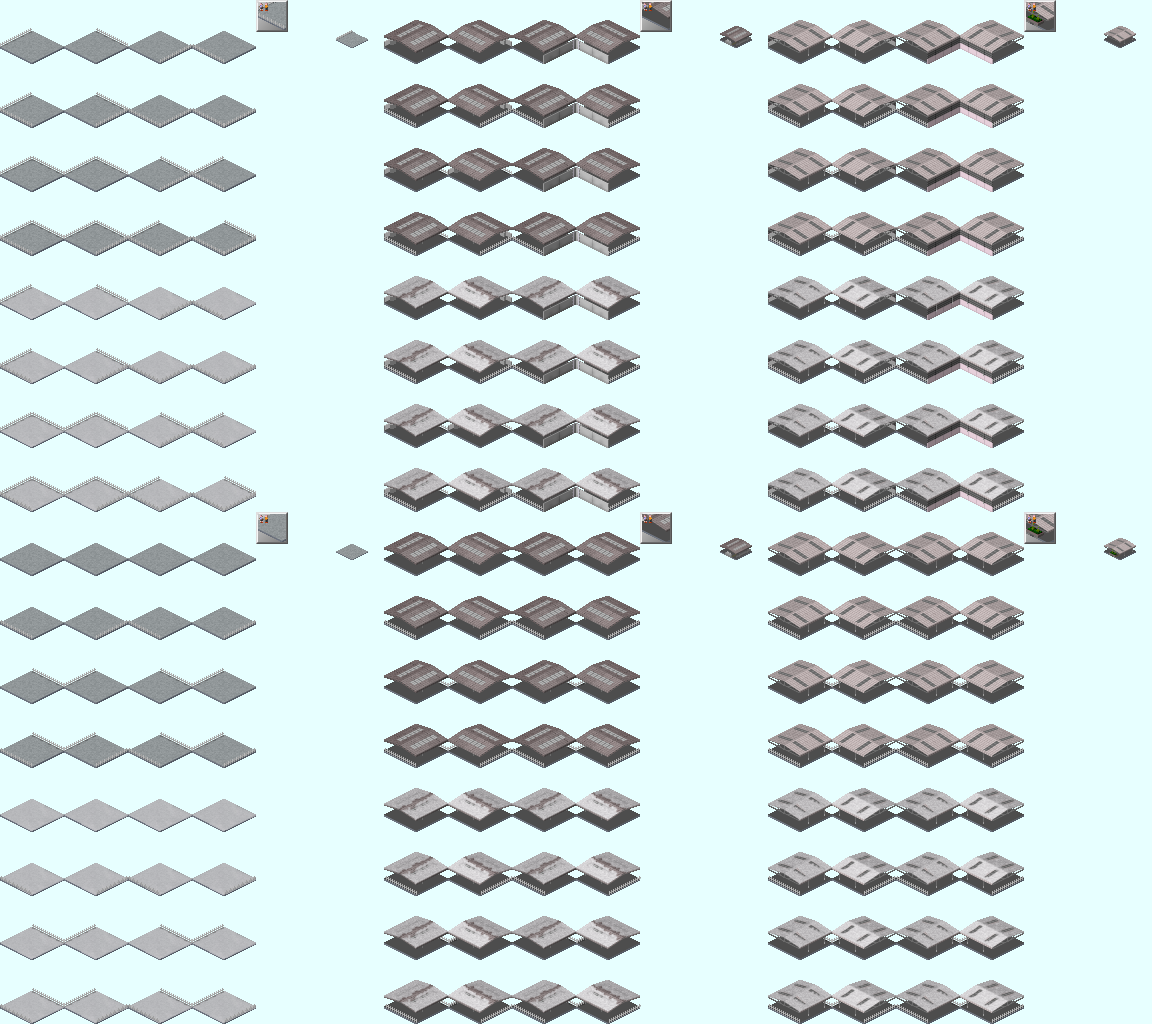
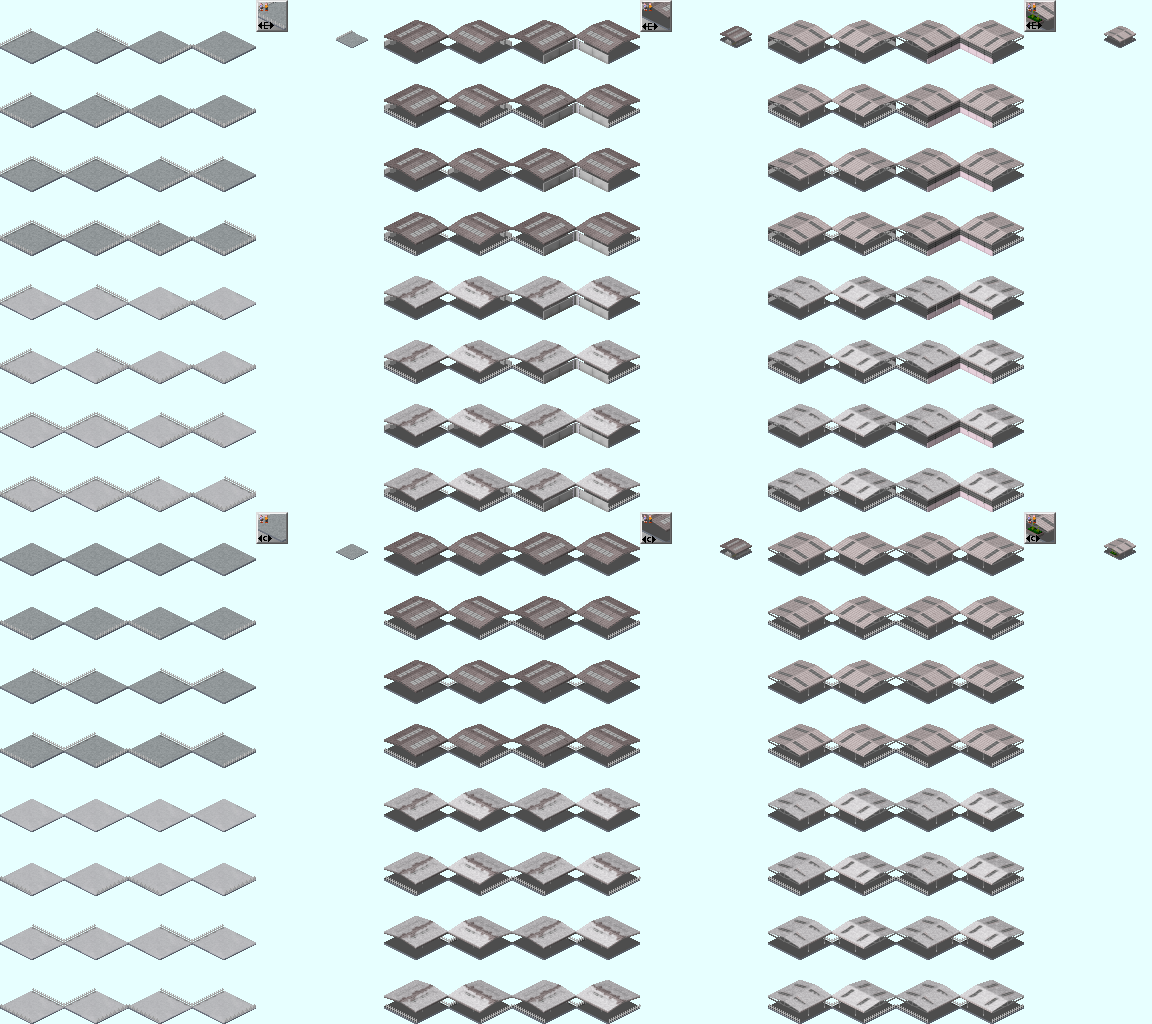
Revision of a layered w=1152, h=1024 image; what changed, layer by layer:
added group "Icons" with 3 layers above "クリップボード #28" over (258, 22, 1042, 543)
added layer "貼り付けられたレイヤー コピー #1" in group "Icons" over (1026, 22, 1042, 542)
added layer "貼り付けられたレイヤー コピー" in group "Icons" over (642, 23, 658, 543)
added layer "貼り付けられたレイヤー" in group "Icons" over (258, 22, 274, 542)
